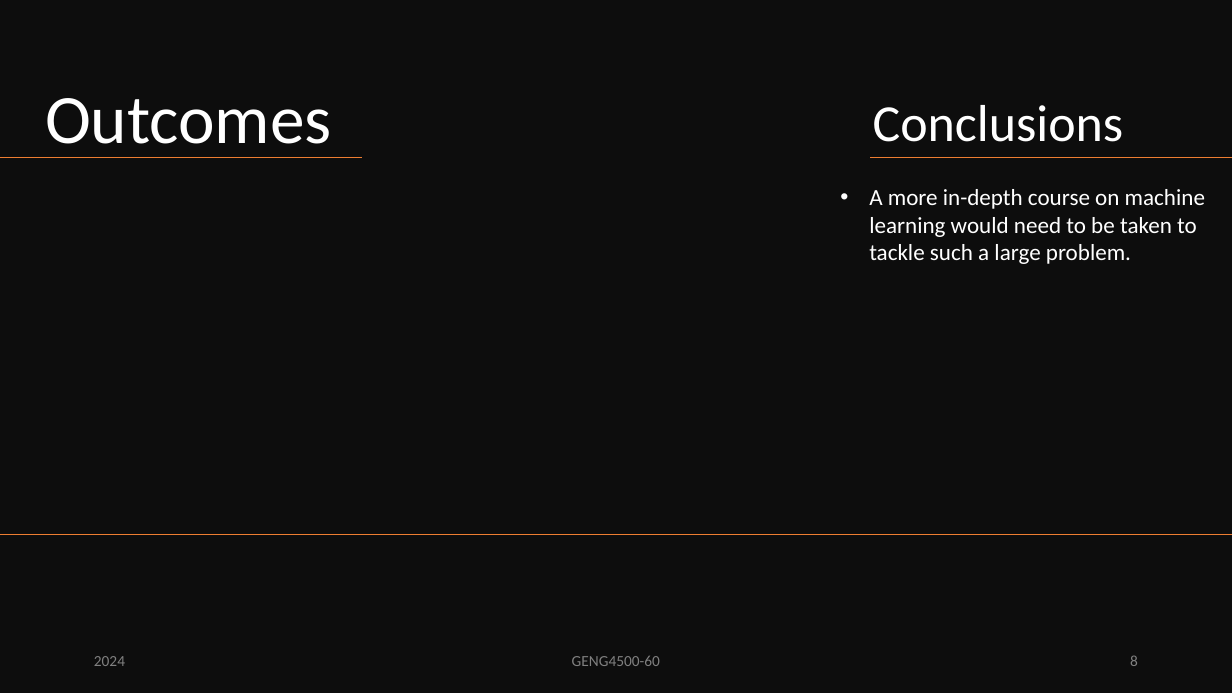
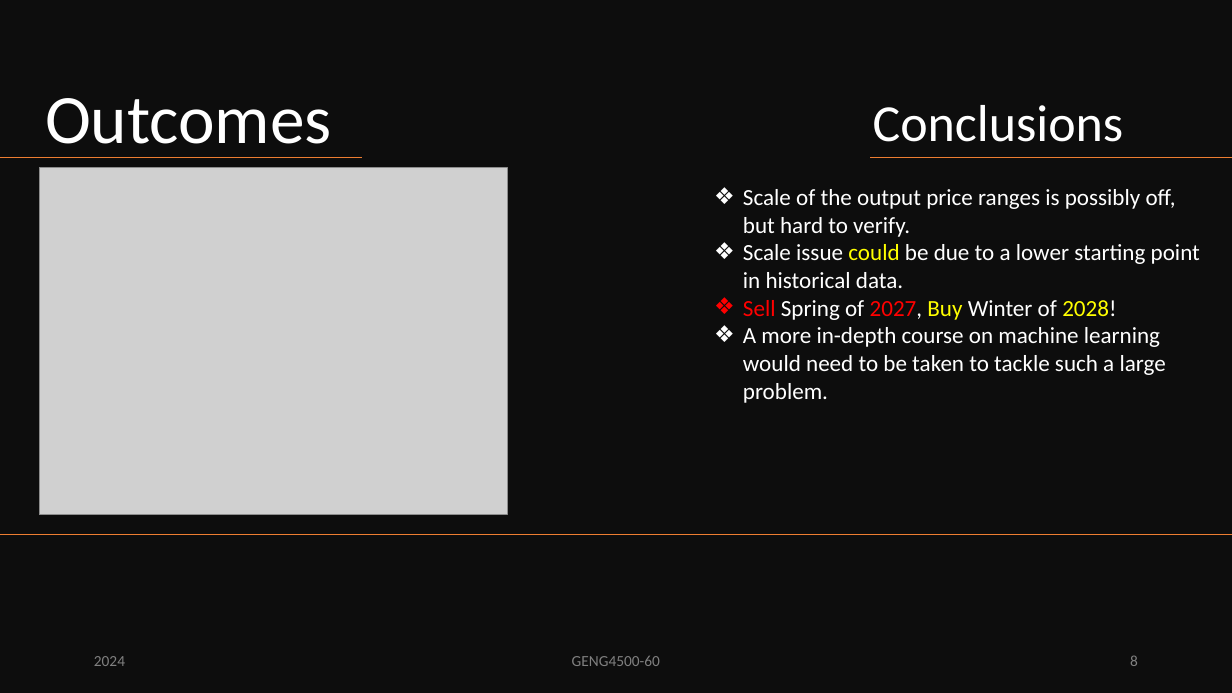
Before and after one commit to PMcTwist/Machine_Learn_Project, a slide deck: slide 8 of Presentation/ALI_Raymond_MAYNARD_Patrick_GENG4500_Final_presentation_2024.pptx. Drawn at 1232x693 pixels with LibreOffice and Linux fonts; fonts in the diff are those of the drawing; grey boxes stand for pictures. Boxes give left, top, right and bottom in pixels: in the first picture for what was removed or moved away, otherwise in the second. Text is boxed around its words. In the diff, an @@ line names an element or a change of style, - is before the commit and + after.

Commit message:
-Fleshed out slides with code snippets, datasets, and graphs -Re-arranged slides to flow better -Added references -Added pictures of cute robots doing exercise - most important part of this whole thing!
P@

```diff
--- a/Presentation/ALI_Raymond_MAYNARD_Patrick_GENG4500_Final_presentation_2024.pptx
+++ b/Presentation/ALI_Raymond_MAYNARD_Patrick_GENG4500_Final_presentation_2024.pptx
@@ picture added at [39,167,506,515] @@
@@ text "Scale of the output price ...": place and size @@
-text "Scale of the output price ..." at [869,189,1205,264]
+text "Scale of the output price ..." at [743,189,1200,403]
@@ text at [743,189,1200,320]: paragraphs added @@
+❖ Scale of the output price ranges is possibly off, but hard to verify.
+❖ Scale issue could be due to a lower starting point in historical data.
+❖ Sell Spring of 2027, Buy Winter of 2028!
@@ text at [743,327,1166,403]: bullet • to ❖ @@
```
Also in this commit, not shown: 8 other slides changed.
